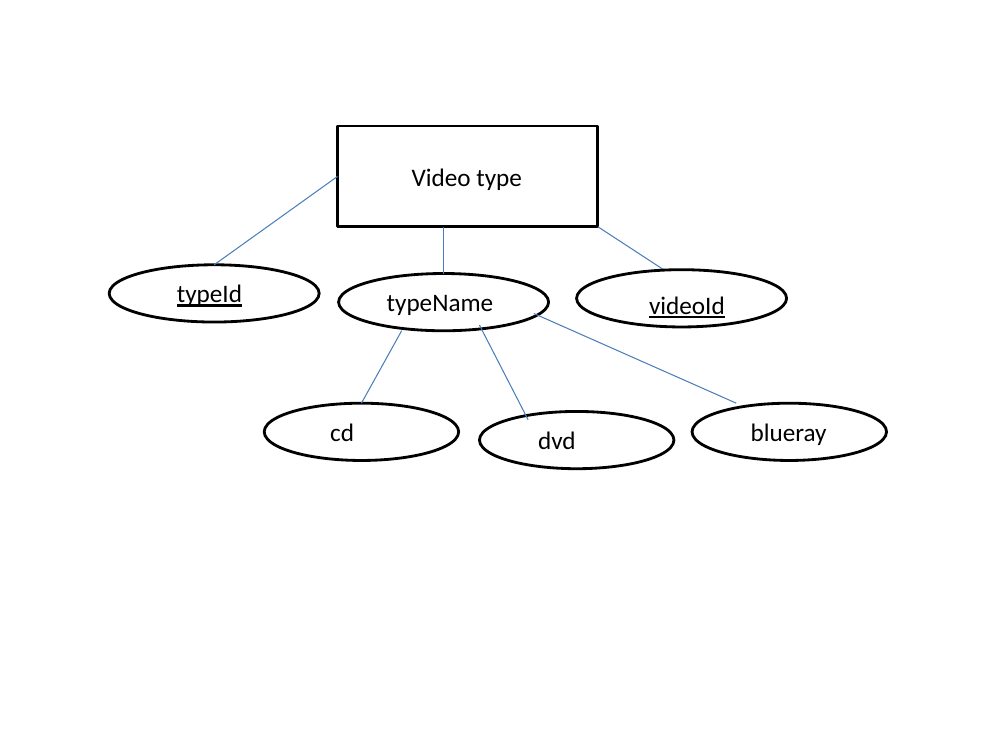
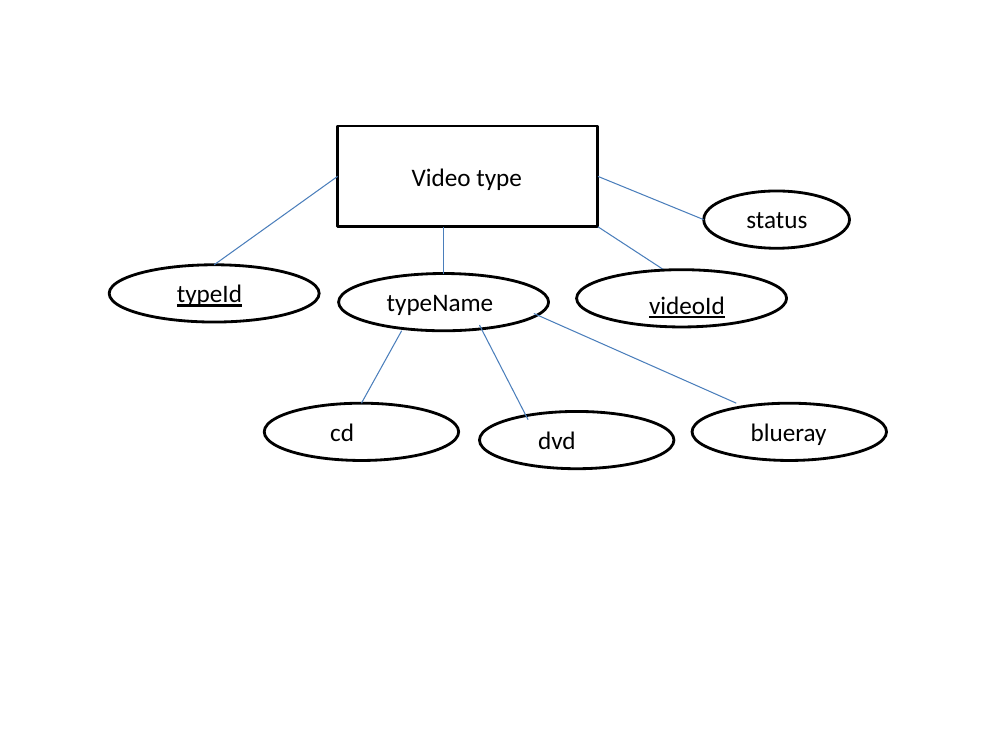
Before and after one commit to brillio-induction-2015-group-1/Project, a slide deck: slide 4 of Documentation/erdiagram.pptx. Drawn at 1008x756 pixels with LibreOffice and Linux fonts; fonts in the diff are those of the drawing. Boxes give left, top, right and bottom in pixels: in the first picture for what was removed or moved away, otherwise in the second. Text is boxed around its words. In the diff, an @@ line names an element or a change of style, - is before the commit and + after.

```diff
--- a/Documentation/erdiagram.pptx
+++ b/Documentation/erdiagram.pptx
@@ line added from (598, 176) to (704, 220), #4B7EBC 0.75 pt @@
@@ ellipse added at box(704, 191, 850, 248), outline #000000 2 pt @@
@@ text added at box(746, 212, 807, 229), 18 pt, text #000000 @@
+status
```
Also in this commit, not shown: 3 other slides changed, 2 other files.
